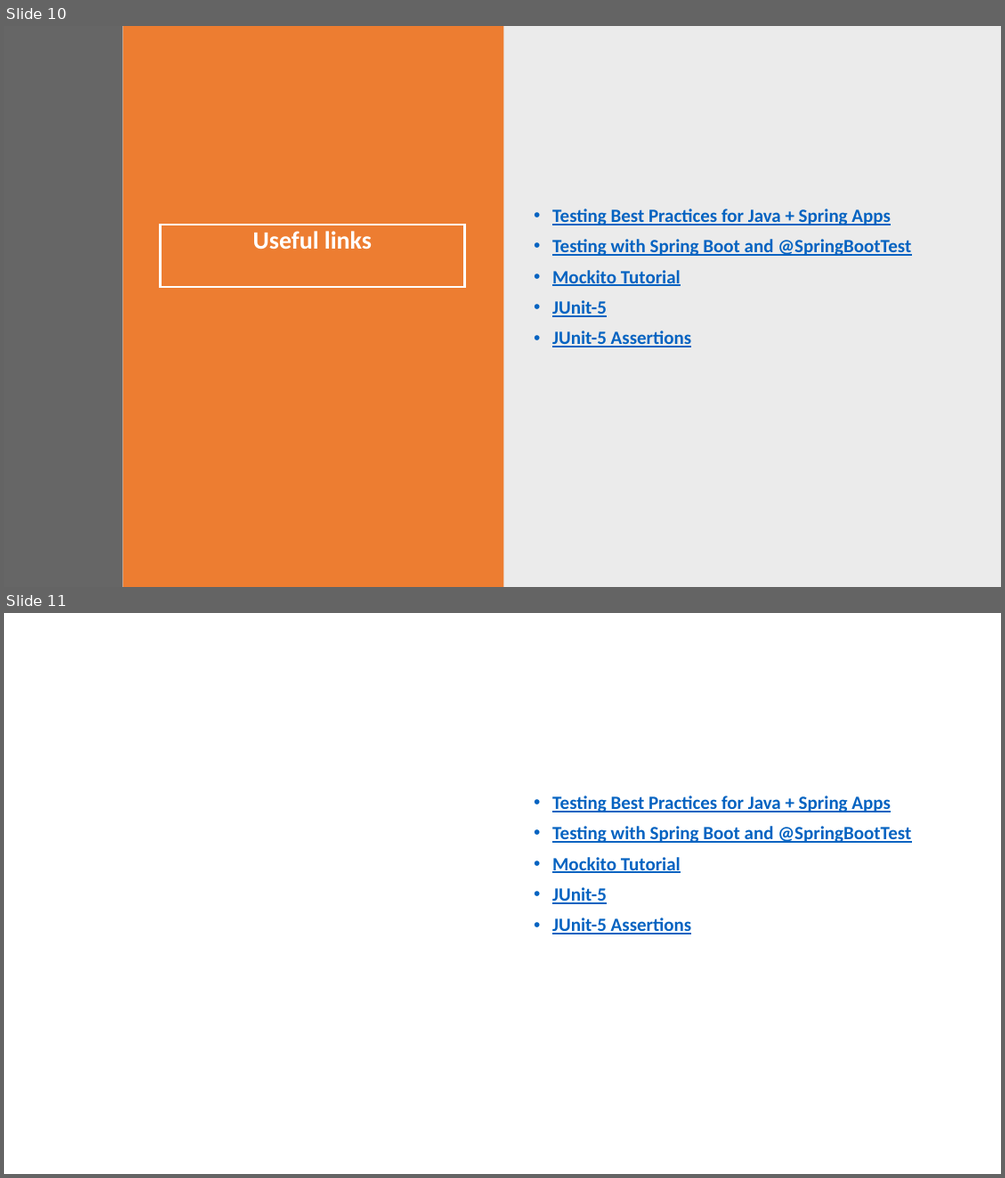
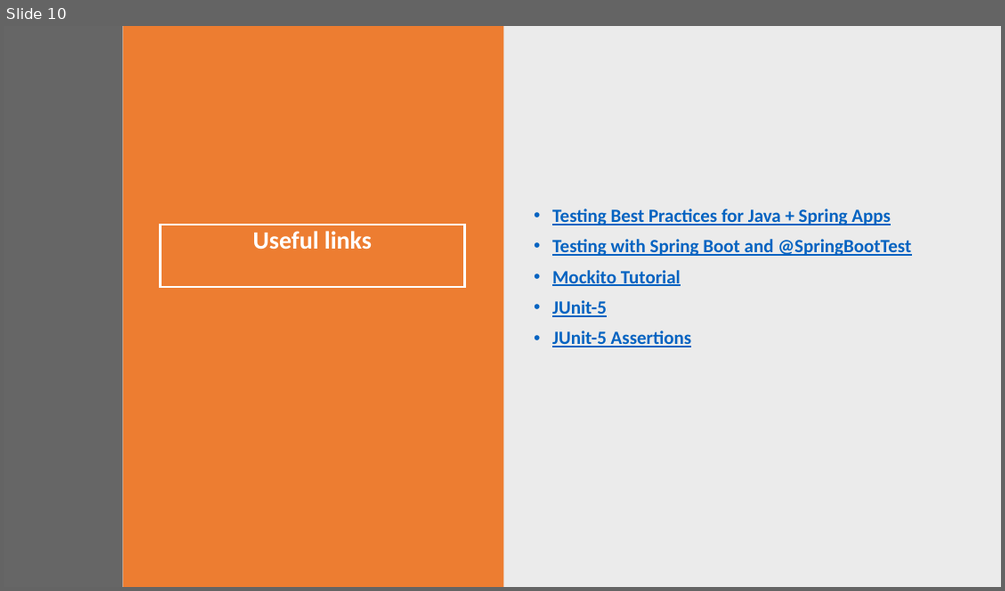
Before and after one commit to SergiuBabin/Personal_Workshops, a slide deck: Testing in Java (Spring Boot + Junit5 + Mockito)/Tests in Java & Spring Boot.pptx. Shown one above the other, each under a label of ours: slides 10 and 11 before the commit, slide 10 after it. The pictures are 1005x1178 and 1005x591 pixels, drawn with LibreOffice and Linux fonts; fonts in the diff are those of the drawing. Boxes give left, top, right and bottom in pixels: in the first picture for what was removed or moved away, otherwise in the second. Text is boxed around its words. In the diff, an @@ line names an element or a change of style, - is before the commit and + after.

Commit message:
ppt modification

```diff
--- a/Testing in Java (Spring Boot + Junit5 + Mockito)/Tests in Java & Spring Boot.pptx
+++ b/Testing in Java (Spring Boot + Junit5 + Mockito)/Tests in Java & Spring Boot.pptx
@@ slide 11 removed at box(4, 613, 1001, 1174), background #FFFFFF @@
@@ text removed at box(552, 795, 911, 934) @@
-• Testing Best Practices for Java + Spring Apps
-• Testing with Spring Boot and @SpringBootTest
-• Mockito Tutorial
-• JUnit-5
-• JUnit-5 Assertions
@@ title removed at box(161, 811, 465, 874) @@
```
